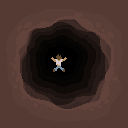
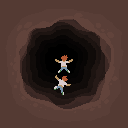
Before/after of a 128×128 layered artwork. What changed in the layer stack:
removed layer "Layer 3 copy 4" from group "PLayer_01" over [51, 54, 67, 72]
added group "Straight_01" with 1 layers in group "PLayer_01" over [55, 55, 73, 73]
showed "Layer 3", moved it into group "Straight_01", painted on it over [53, 55, 73, 73]
added group "Tilt_01" (1st of 2, in "PLayer_01") with 1 layers in group "PLayer_01" over [54, 75, 71, 95]
added layer "Tilt_01" (2nd of 2, in "PLayer_01" › "Tilt_01") in group "Tilt_01" over [54, 75, 71, 95]
